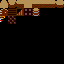
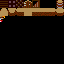
Layered file, before and after one edit (64 x 64). Changes by layer:
painted on "new_tiles.png" over 0, 0, 64, 24
